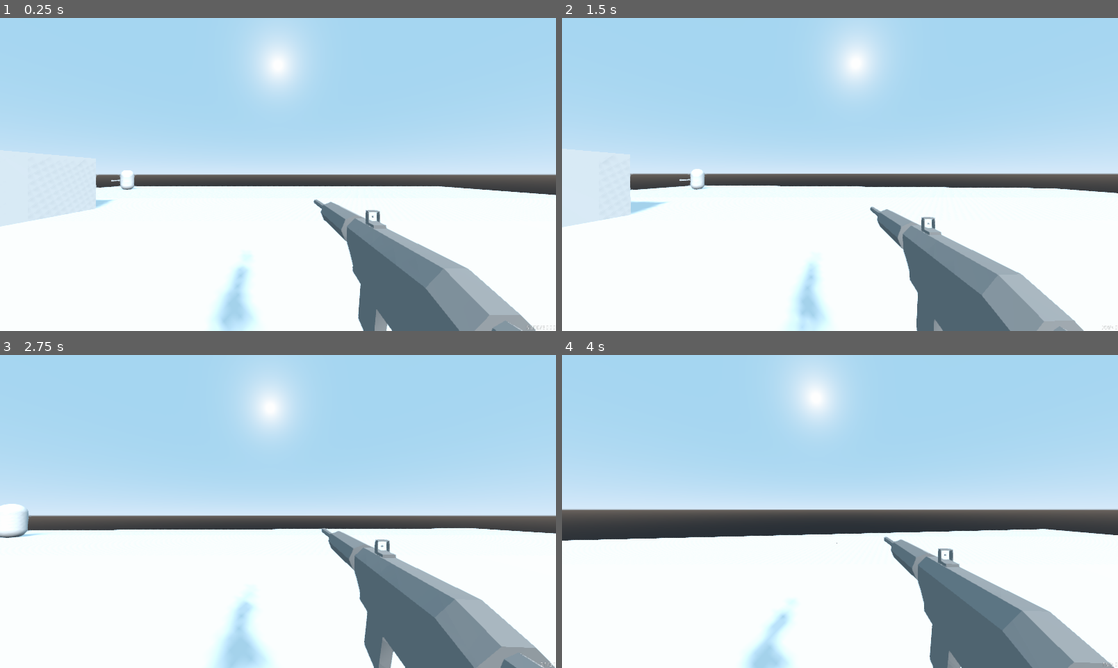
Above: before the commit, frames 1-4 (two rows, left to right).
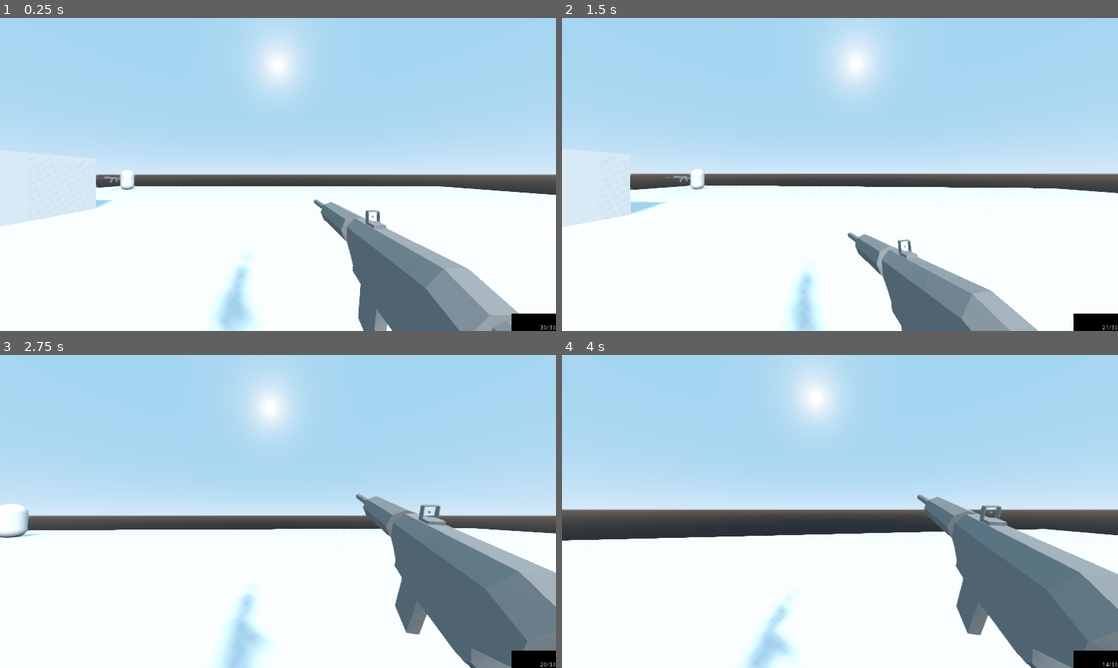
Above: after the commit, the same moments.

Repository: FunNoober/SierraSandstormGame
Game: Godot game, scene res://Maps/Test Map.tscn
Two runs of this game, one before a commit and one after it. Both use one fixed random seed, a clock stepped at 60 frames per second and the inputs below.
Inputs (mouse positions are in pixels of both pictures, inside the frame that each line leads up to):
- Up to frame 1 (0.25 s): no input
- Up to frame 2 (1.5 s): tap Enter at 0.5 s; move the mouse to (867, 174) at 0.52 s; press the mouse at (867, 174) at 0.53 s; hold W (move_forward) from 0.53 s (still down); tap Space (move_jump) at 0.77 s; move the mouse to (812, 174) at 1.27 s; release the mouse at (812, 174) at 1.28 s; click (812, 174) at 1.35 s
- Up to frame 3 (2.75 s): keep holding W (move_forward); tap Space (move_jump) at 1.52 s; move the mouse to (289, 505) at 2.02 s; hold Alt (move_crouch) from 2.03 s (still down); click (289, 505) at 2.3 s
- Up to frame 4 (4 s): keep holding W (move_forward); move the mouse to (834, 517) at 2.77 s; release Alt (move_crouch) at 2.78 s; tap Ctrl (move_prone) at 2.85 s; tap Space (move_jump) at 3.02, 3.77 s; click (834, 517) at 3.05 s; move the mouse to (878, 514) at 3.52 s; press the mouse at (878, 514) at 3.53 s

The runs differ from the first frame. In frame 1, 0.5% of the frame differs, in the area x 17-100%, y 50-100%; in frame 2, 8.6%; in frame 3, 15%, in the area x 43-100%, y 44-100%; in frame 4, 14%.

Commit message:
Improvements
Re-formatted the to-do list to be easier to read. Added story documents to the new to-do list.

Working on the re-written gun system. This new system is more script based and uses functions with return values.

Read the to-do list to see what is left to add.

Diff:
--- a/Operation Sierra Sandstom/Maps/Test Map.tscn
+++ b/Operation Sierra Sandstom/Maps/Test Map.tscn
@@ -21,8 +21,8 @@
 [node name="CSGCombiner" type="CSGCombiner" parent="Navigation/NavigationMeshInstance"]
 use_in_baked_light = true
 use_collision = true
-collision_layer = 6
-collision_mask = 6
+collision_layer = 7
+collision_mask = 7
 
 [node name="CSGBox" type="CSGBox" parent="Navigation/NavigationMeshInstance/CSGCombiner"]
 use_in_baked_light = true
--- a/Operation Sierra Sandstom/Prefabs/Enemy.tscn
+++ b/Operation Sierra Sandstom/Prefabs/Enemy.tscn
@@ -1,6 +1,7 @@
 [gd_scene load_steps=7 format=2]
 
 [ext_resource path="res://Scripts/Enemy_State_Machine.gd" type="Script" id=1]
+[ext_resource path="res://Resources/3d Models/AK47 Assault Rifle.obj" type="ArrayMesh" id=2]
 
 [sub_resource type="CapsuleMesh" id=1]
 mid_height = 2.0
@@ -14,10 +15,13 @@
 [sub_resource type="BoxShape" id=5]
 extents = Vector3( 1, 0.1, 1 )
 
-[sub_resource type="CubeMesh" id=6]
-
 [node name="Enemy" type="KinematicBody" groups=["Enemy"]]
+axis_lock_motion_x = true
+axis_lock_motion_z = true
+move_lock_x = true
+move_lock_z = true
 script = ExtResource( 1 )
+max_pathfinding_reset_delay = 0.1
 
 [node name="FX" type="MeshInstance" parent="."]
 transform = Transform( -1, -8.74228e-08, -3.82137e-15, 0, -4.37114e-08, 1, -8.74228e-08, 1, 4.37114e-08, -0.1, 2, 1.3113e-06 )
@@ -33,6 +37,14 @@
 [node name="CollisionPolygon" type="CollisionPolygon" parent="Vision"]
 transform = Transform( 1, -8.74228e-08, -8.74228e-08, 6.77527e-07, -3.38763e-07, 7.75, -8.74228e-08, -1, -4.37114e-08, -4.32134e-07, 0.2, -4.95767 )
 polygon = PoolVector2Array( 15, -25, -15, -25, 0, 10 )
+
+[node name="CollisionPolygon2" type="CollisionPolygon" parent="Vision"]
+transform = Transform( 0.707107, 0.707107, -3.09086e-08, 6.77527e-07, -3.38763e-07, 7.75, 0.707107, -0.707107, -9.27259e-08, -8.2, 0.2, -17.5577 )
+polygon = PoolVector2Array( 5, -10, -5, -10, 0, 10 )
+
+[node name="CollisionPolygon3" type="CollisionPolygon" parent="Vision"]
+transform = Transform( 0.707107, -0.707107, -9.27259e-08, 6.77527e-07, -3.38763e-07, 7.75, -0.707107, -0.707107, 3.09086e-08, 8.10001, 0.2, -17.7577 )
+polygon = PoolVector2Array( 5, -10, -5, -10, 0, 10 )
 
 [node name="AttackRadius" type="Area" parent="."]
 transform = Transform( -1, 0, 8.74228e-08, 0, 1, 0, -8.74228e-08, 0, -1, -0.0999992, 2, -5.6 )
@@ -50,24 +62,20 @@
 transform = Transform( -1, 0, 8.74228e-08, 0, 1, 0, -8.74228e-08, 0, -1, -0.1, 0.2, 1.3113e-06 )
 shape = SubResource( 5 )
 
-[node name="Timer" type="Timer" parent="."]
-process_mode = 0
-wait_time = 0.1
-autostart = true
-
-[node name="MeshInstance" type="MeshInstance" parent="."]
-transform = Transform( -0.1, 0, 8.74228e-08, 0, 0.1, 0, -8.74227e-09, 0, -1, -0.1, 2, -2 )
-mesh = SubResource( 6 )
-material/0 = null
-
 [node name="EnemyInTrueVision" type="RayCast" parent="."]
 transform = Transform( 1, 0, 0, 0, 1, 0, 0, 0, 1, 0, 2.6, 0 )
 enabled = true
 cast_to = Vector3( 0, 0, -10000 )
 collision_mask = 3
 
+[node name="Timer" type="Timer" parent="."]
+
+[node name="AK47 Assault Rifle" type="MeshInstance" parent="."]
+transform = Transform( -4.37114e-08, 0, 1, 0, 1, 0, -1, 0, -4.37114e-08, 1, 2, -2 )
+mesh = ExtResource( 2 )
+material/0 = null
+
 [connection signal="body_entered" from="Vision" to="." method="_on_Vision_body_entered"]
 [connection signal="body_exited" from="Vision" to="." method="_on_Vision_body_exited"]
 [connection signal="body_entered" from="AttackRadius" to="." method="_on_AttackRadius_body_entered"]
 [connection signal="body_exited" from="AttackRadius" to="." method="_on_AttackRadius_body_exited"]
-[connection signal="timeout" from="Timer" to="." method="_on_Timer_timeout"]
--- a/Operation Sierra Sandstom/Prefabs/Graphical_User_Interface.tscn
+++ b/Operation Sierra Sandstom/Prefabs/Graphical_User_Interface.tscn
@@ -9,6 +9,15 @@
 __meta__ = {
 "_edit_use_anchors_": false
 }
+
+[node name="ColorRect" type="ColorRect" parent="."]
+anchor_left = 1.0
+anchor_top = 1.0
+anchor_right = 1.0
+anchor_bottom = 1.0
+margin_left = -102.0
+margin_top = -40.0
+color = Color( 0, 0, 0, 1 )
 
 [node name="AmmoCounter" type="Label" parent="."]
 anchor_left = 1.0
--- a/Operation Sierra Sandstom/Prefabs/Player.tscn
+++ b/Operation Sierra Sandstom/Prefabs/Player.tscn
@@ -32,20 +32,17 @@
 
 [node name="Hand" type="Spatial" parent="Camera"]
 script = ExtResource( 4 )
-sway_left = Vector3( 0, 0.1, 0 )
-sway_right = Vector3( 0, -0.1, 0 )
-sway_up = Vector3( 0.1, 0, 0 )
-sway_down = Vector3( -0.1, 0, 0 )
+sway_threshold = 1.0
+sway_left = Vector3( 0, 0.5, 0 )
+sway_right = Vector3( 0, -0.5, 0 )
+sway_up = Vector3( 0.5, 0, 0 )
+sway_down = Vector3( -0.5, 0, 0 )
 
 [node name="UsableWeapons" type="Spatial" parent="Camera/Hand"]
 
 [node name="M4A1" parent="Camera/Hand/UsableWeapons" instance=ExtResource( 2 )]
 transform = Transform( -1.66103e-08, 0, -0.38, 0, 0.38, 0, 0.38, 0, -1.66103e-08, 0.8, -0.8, -1.5 )
-max_ammo = 30
-current_ammo = 30
 shoot_delay = 0.1
-recoil = 0.1
-damage = 10.0
 
 [node name="NonUsableWeapons" type="Spatial" parent="Camera/Hand"]
 
--- a/Operation Sierra Sandstom/Prefabs/Weapons/M4A1.tscn
+++ b/Operation Sierra Sandstom/Prefabs/Weapons/M4A1.tscn
@@ -10,14 +10,6 @@
 mesh = ExtResource( 1 )
 material/0 = null
 
-[node name="ShootDelay" type="Timer" parent="."]
-
-[node name="ReloadDelay" type="Timer" parent="."]
-
 [node name="ShootCast" type="RayCast" parent="."]
-transform = Transform( 1, 0, 0, 0, 1, 0, 0, 0, 1, 2.6, 1.2, 2.1 )
 cast_to = Vector3( -100, 0, 0 )
 collision_mask = 5
-
-[connection signal="timeout" from="ShootDelay" to="." method="_on_ShootDelay_timeout"]
-[connection signal="timeout" from="ReloadDelay" to="." method="_on_ReloadDelay_timeout"]
--- a/Operation Sierra Sandstom/Scripts/Enemy_State_Machine.gd
+++ b/Operation Sierra Sandstom/Scripts/Enemy_State_Machine.gd
@@ -16,7 +16,11 @@
 export var health : float = 100
 export var start_health : float = 100
 
+var pathfinding_reset_delay : float
+export var max_pathfinding_reset_delay : float
+
 func _ready():
+	pathfinding_reset_delay = max_pathfinding_reset_delay
 	player = get_tree().get_root().get_node("Spatial").get_node("Navigation").get_node("FPSBody")
 	nav = get_tree().get_root().get_node("Spatial").get_node("Navigation")
 	enemy_in_true_vision_raycast = $EnemyInTrueVision
@@ -34,6 +38,10 @@
 			move_and_slide(dir.normalized() * speed, Vector3.UP)
 
 func _process(delta):
+	pathfinding_reset_delay -= delta
+	if pathfinding_reset_delay <= 0:
+		reset_pathfinding()
+
 	if enemy_in_true_vision == true:
 		look_at(player.global_transform.origin, Vector3.UP)
 	if enemy_in_attack == true:
@@ -74,15 +82,19 @@
 
 
 func _on_Timer_timeout():
+	pass
+
+func reset_pathfinding():
 	if enemy_in_vision == true:
 		enemy_in_true_vision_raycast.look_at(player.global_transform.origin, Vector3.UP)
-		if enemy_in_true_vision_raycast.get_collider() != null && enemy_in_true_vision_raycast.get_collider().is_in_group("Player"):
-			enemy_in_true_vision = true
-			if enemy_in_true_vision:
-				chase(player.global_transform.origin)
+	if enemy_in_true_vision_raycast.get_collider() != null && enemy_in_true_vision_raycast.get_collider().is_in_group("Player"):
+		enemy_in_true_vision = true
+		if enemy_in_true_vision:
+			chase(player.global_transform.origin)
 	if enemy_in_attack == true:
 		chase(self.global_transform.origin)
 		self.look_at(player.global_transform.origin, Vector3.UP)
+	pathfinding_reset_delay = max_pathfinding_reset_delay
 
 func take_damage(amount):
 	health -= amount
--- a/Operation Sierra Sandstom/Scripts/Gun.gd
+++ b/Operation Sierra Sandstom/Scripts/Gun.gd
@@ -1,89 +1,89 @@
 extends Spatial
 
-export var max_ammo = 15
-export var current_ammo = 15
+export var reserve_ammo : int = 30
+export var current_ammo : int = 30
+export var mag_size : int = 30
 
-export var shoot_delay = 0.05
-export var reload_delay = 5.0
+export var shoot_delay : float = 1.0
+export var reload_time : float = 2.0
+var shoot_timer_time : float
+var reload_timer_time : float
 
-export var recoil = 1.0
+var is_reloading : bool
+var ready_to_shoot : bool = true
 
-export var damage : float = 100
+var gui
+var ammo_text
+var prime_cam
 
-var can_shoot = true
-var is_reloading = false
+onready var shoot_cast : RayCast = $ShootCast
 
-var ammo_counter
-var aim_cast_position
+func can_reload():
+	return reserve_ammo > 0
 
-onready var shoot_timer = get_node("ShootDelay") #Getting the timer called ShootDelay
-onready var shoot_cast = get_node("ShootCast") #Getting the raycat called ShootCast
+func current_ammo_depleted():
+	return current_ammo <= 0
 
-onready var bullet_hole = load("res://Prefabs/Bullet_Hole.tscn") #Loading a bullet hole prefab
+func reserve_ammo_depleted():
+	return reserve_ammo <= 0
+
+
+func no_more_ammo():
+	if reserve_ammo_depleted() and current_ammo_depleted():
+		return true
+	else:
+		return false
 
 func _ready():
-	current_ammo = max_ammo #Setting the current ammo to max ammo to be safe
-	ammo_counter = get_node("../../../../Graphical_User_Interface") #Getting the UI from the main scene
-	aim_cast_position = get_parent().translation #Setting the aim cast postion to the position of the camera
-	shoot_cast.translation = aim_cast_position #Applying the position
+	gui = get_parent().get_parent().get_parent().get_parent().get_node("Graphical_User_Interface")
+	ammo_text = gui.get_node("AmmoCounter")
+	prime_cam = get_parent().get_parent().get_parent()
+	current_ammo = reserve_ammo
 
-	shoot_timer.wait_time = shoot_delay #Setting the wait time on the shoot timer node to the fire delay
-	$ReloadDelay.wait_time = reload_delay #Getting the reload delay timer node and setting the wait time to the reload time
+	shoot_cast.translation = prime_cam.translation
 
-func _physics_process(delta):
-	current_ammo = clamp(current_ammo, 0, max_ammo) #Clamping the current ammo to 0 and the max ammo
+	shoot_timer_time = shoot_delay
+	reload_timer_time = reload_time
+	print(can_reload())
 
+func _process(delta):
+	shoot_cast.translation = prime_cam.translation
 
-	if is_reloading == true:
-		ammo_counter.ammo_counter.text = str("RELOADING...") #Setting the text on the GUI to show reloading
-		return #Return to prevent code from being ran
+	if is_reloading == false:
+		ammo_text.text = str(str(current_ammo) + "/" + str(reserve_ammo))
+	elif is_reloading == true:
+		ammo_text.text = str("RELOADING...")
+		reset_reload(delta)
+		return
 
-	if current_ammo <= 0:
-		reload_weapon() #Reloading the weapon if the ammo is less than or equal to 0
+	if current_ammo_depleted() == true and can_reload() == true:
+		reload_weapon()
 
-	if Input.is_action_pressed("action_shoot") and can_shoot == true:
-		shoot() #Shoot if we press the left mouse button and if we can shoot
+	if Input.is_action_pressed("action_shoot") and no_more_ammo() == false and ready_to_shoot == true and is_reloading == false:
+		shoot()
 
-func _on_ShootDelay_timeout():
-	can_shoot = true #When the shoot timer node finishes, we can now shoot agian
+	if ready_to_shoot == false:
+		reset_shoot(delta)
 
 func shoot():
-	if ammo_counter != null: #Checking if the ammo counter is not equal to null
-		ammo_counter.ammo_counter.text = str(str(current_ammo) + "/" + str(max_ammo)) #Setting the ammo counter text to the current ammo + / + the max ammo
-	can_shoot = false #Preventing shooting
-	shoot_cast.enabled = true #Enabling the shootcast
-	current_ammo -= 1 #Subtracting 1 from the ammo
-	shoot_cast.rotation.y = rand_range(-recoil, recoil) #Applying recoil on the shoot cast
-	shoot_cast.rotation.z = rand_range(-recoil, recoil) #Applying recoil on the shoot cast
-	if shoot_cast.is_colliding() == true: #Checking if the ray intersects
-		spawn_bullet_hole() #Calling a function that is named spawn_bullet_hole
-		if shoot_cast.get_collider().is_in_group("Enemy"):
-			shoot_cast.get_collider().take_damage(damage)
-	shoot_timer.start() #Starting the shoot timer
+	ready_to_shoot = false
+	current_ammo -= 1
+	if shoot_cast.is_colliding():
+		print(shoot_cast.get_collider())
+
+func reset_shoot(delta):
+	shoot_timer_time -= delta
+	if shoot_timer_time <= 0:
+		ready_to_shoot = true
+		shoot_timer_time = shoot_delay
+
+func reset_reload(delta):
+	reload_timer_time -= delta
+	if reload_timer_time <= 0:
+		current_ammo = reserve_ammo
+		reserve_ammo -= mag_size
+		is_reloading = false
+		reload_timer_time = reload_time
 
 func reload_weapon():
-	$ReloadDelay.start() #Starting the reload delay timer
-	is_reloading = true #Changing the is_reloading variable to true
-
-func _on_ReloadDelay_timeout():
-	current_ammo = max_ammo #Resetting the current ammo to the max ammo
-	is_reloading = false #Making it so we are no longer reloading
-	if ammo_counter != null:
-		ammo_counter.ammo_counter.text = str(str(current_ammo) + "/" + str(max_ammo)) #Setting the ammo counter
-
-func spawn_bullet_hole():
-	var new_bullet_hole = bullet_hole.instance() #Creating a new instance of the bullet hole prefab
-	get_tree().get_root().add_child(new_bullet_hole) #Getting the root then adding the bullet hole as a child
-	new_bullet_hole.translation = shoot_cast.get_collision_point() #Setting the position to the shoot cast collision point
-
-	var surface_dir_up = Vector3(0,1,0) #Setting the surface up to a up represented by a vector 3
-	var surface_dir_down = Vector3(0,-1,0) #Setting the surface down to a down represented by a vector 3
-
-	#If statements below checks the normal of the face that the shoot cast collided with
-	#Indented statements below make the bullet hole look torwards the normal of the collided face
-	if shoot_cast.get_collision_normal() == surface_dir_up:
-		new_bullet_hole.look_at(shoot_cast.get_collision_point() + shoot_cast.get_collision_normal(), Vector3.RIGHT)
-	elif shoot_cast.get_collision_normal() == surface_dir_down:
-		new_bullet_hole.look_at(shoot_cast.get_collision_point() + shoot_cast.get_collision_normal(), Vector3.RIGHT)
-	else:
-		new_bullet_hole.look_at(shoot_cast.get_collision_point() + shoot_cast.get_collision_normal(), Vector3.DOWN)
+	is_reloading = true
--- a/Operation Sierra Sandstom/Scripts/Hands.gd
+++ b/Operation Sierra Sandstom/Scripts/Hands.gd
@@ -2,7 +2,7 @@
 
 var mouse_move_x
 var mouse_move_y
-var sway_threshold = 5
+export var sway_threshold = 5.0
 var sway_lerp = 5
 
 export var sway_left : Vector3
@@ -16,12 +16,14 @@
 		mouse_move_x = -event.relative.x
 		mouse_move_y = -event.relative.y
 
-func _process(delta):
+func _physics_process(delta):
 	if mouse_move_x != null and mouse_move_y != null:
 		if mouse_move_x > sway_threshold:
 			rotation = rotation.linear_interpolate(sway_left, sway_lerp * delta)
 		elif mouse_move_x < -sway_threshold:
 			rotation = rotation.linear_interpolate(sway_right, sway_lerp * delta)
+		else:
+			rotation = rotation.linear_interpolate(normal_sway, sway_lerp * delta)
 		if mouse_move_y > sway_threshold:
 			rotation = rotation.linear_interpolate(sway_up, sway_lerp * delta)
 		elif mouse_move_y < -sway_threshold:
Not shown, added: Operation Sierra Sandstom/Sierra Sanstorm ToDo.txt
Not shown, removed: Operation Sierra Sandstom/ToDo Operation Sierra Sandstorm.md
